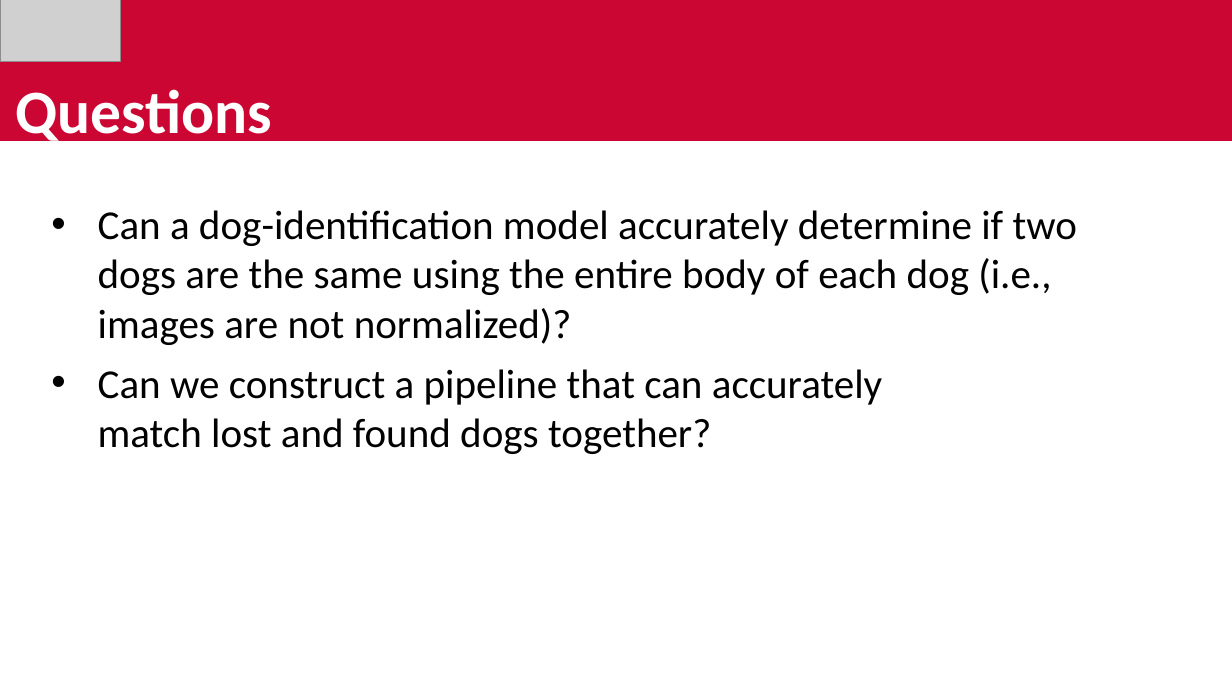
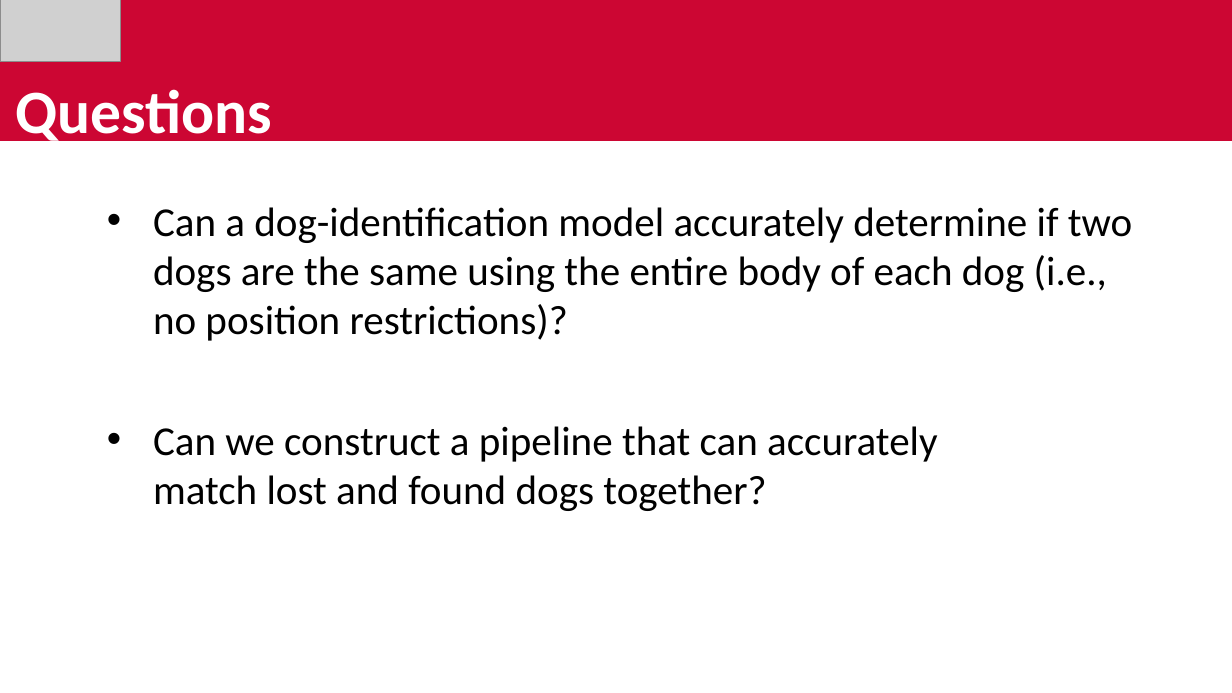
Before and after one commit to avickars/Dog-Application, a slide deck: slide 3 of final_presentation.pptx. Drawn at 1232x693 pixels with LibreOffice and Linux fonts; fonts in the diff are those of the drawing; grey boxes stand for pictures. Boxes give left, top, right and bottom in pixels: in the first picture for what was removed or moved away, otherwise in the second. Text is boxed around its words. In the diff, an @@ line names an element or a change of style, - is before the commit and + after.

```diff
--- a/final_presentation.pptx
+++ b/final_presentation.pptx
@@ text at <box>153,207,1132,341</box>: text changed @@
-• Can a dog-identification model accurately determine if two dogs are the same using the entire body of each dog (i.e., images are not normalized)?
+• Can a dog-identification model accurately determine if two dogs are the same using the entire body of each dog (i.e., no position restrictions)?
@@ text "Can we construct a pipeline ...": place and size @@
-text "Can we construct a pipeline ..." at <box>98,369,882,454</box>
+text "Can we construct a pipeline ..." at <box>153,426,937,511</box>
```
Also in this commit, not shown: 4 other slides changed.
